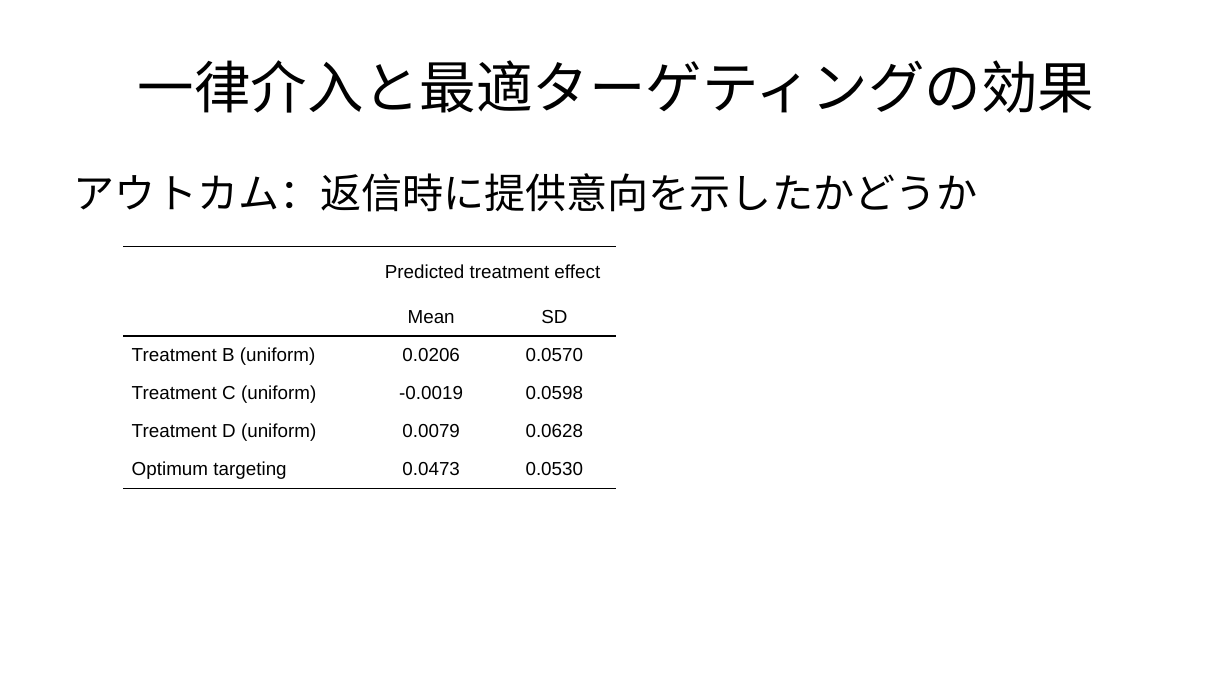
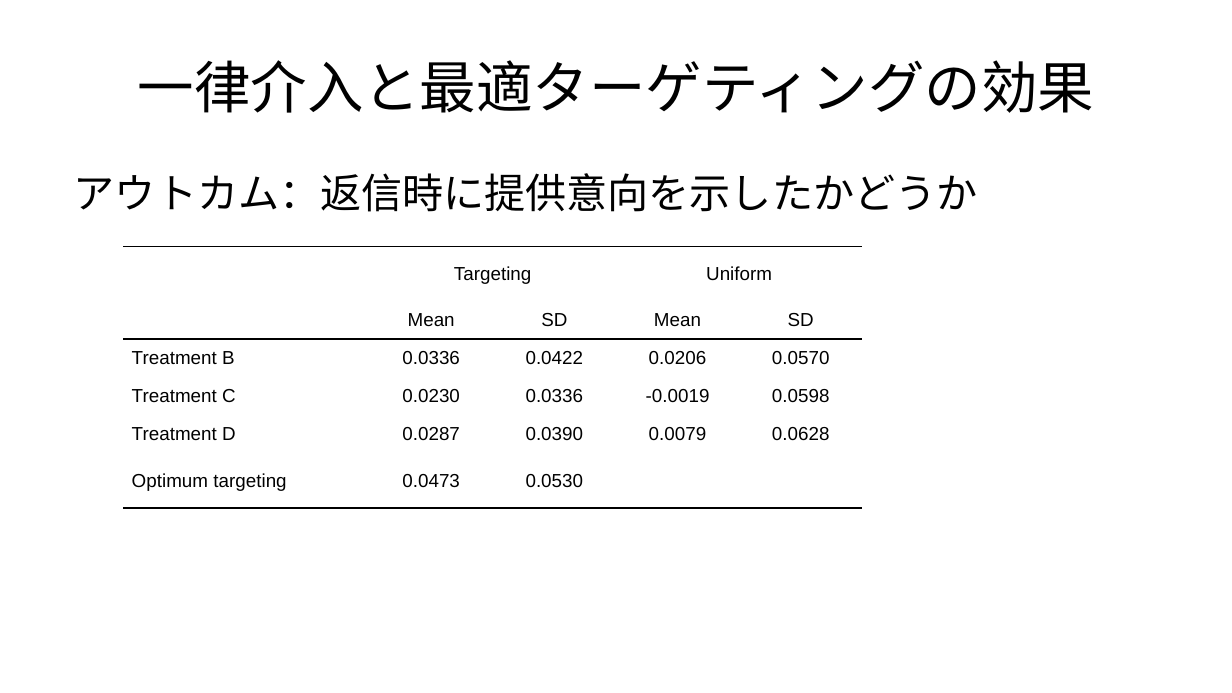
Before and after one commit to JMDP-behavioral-economics/RCT-Nudge, a slide deck: slide 2 of targeting.pptx. Drawn at 1232x693 pixels with LibreOffice and Linux fonts; fonts in the diff are those of the drawing. Boxes give left, top, right and bottom in pixels: in the first picture for what was removed or moved away, otherwise in the second. Text is boxed around its words. In the diff, an @@ line names an element or a change of style, - is before the commit and + after.

Commit message:
add ATE of targeting

```diff
--- a/targeting.pptx
+++ b/targeting.pptx
@@ table at <box>123,246,862,495</box> @@
-column 1:  |  | Treatment B (uniform) | Treatment C (uniform) | Treatment D (uniform) | Optimum targeting
-column 2: Predicted treatment effect | Mean | 0.0206 | -0.0019 | 0.0079 | 0.0473
-column 3:  | SD | 0.0570 | 0.0598 | 0.0628 | 0.0530
+column 1:  |  | Treatment B | Treatment C | Treatment D | Optimum targeting
+column 2: Targeting | Mean | 0.0336 | 0.0230 | 0.0287 | 0.0473
+column 3:  | SD | 0.0422 | 0.0336 | 0.0390 | 0.0530
+column 4: Uniform | Mean | 0.0206 | -0.0019 | 0.0079 | 
+column 5:  | SD | 0.0570 | 0.0598 | 0.0628 | 
@@ table: place and size @@
-table at <box>123,246,616,693</box>
+table at <box>123,246,862,495</box>
```
Also in this commit, not shown: 1 other slide changed, 1 other file.
